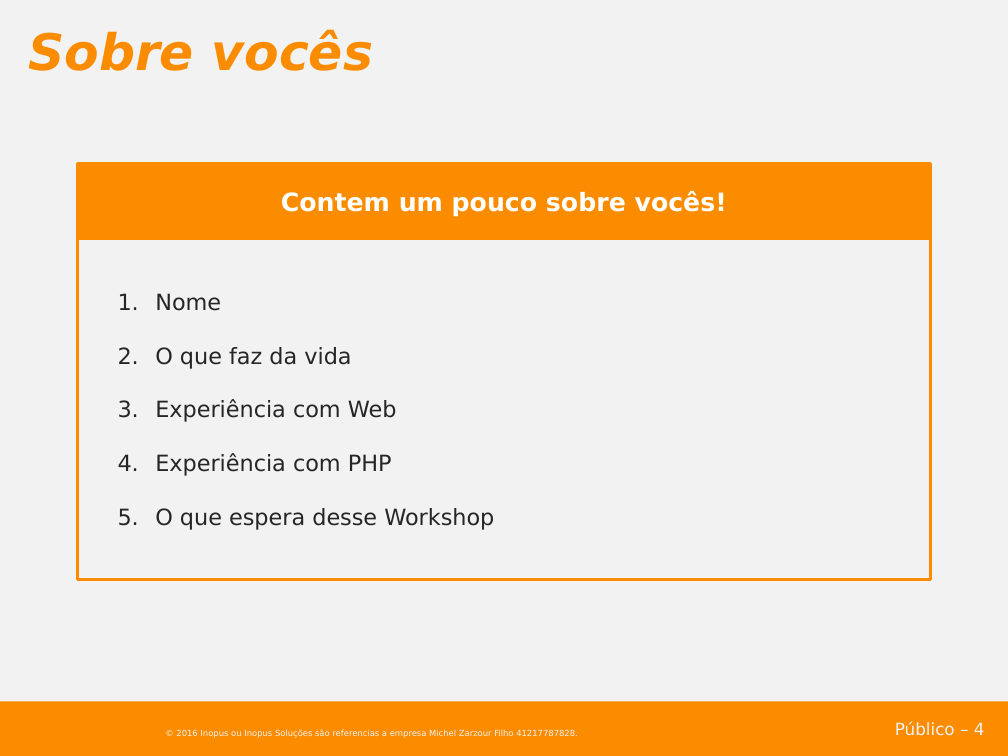
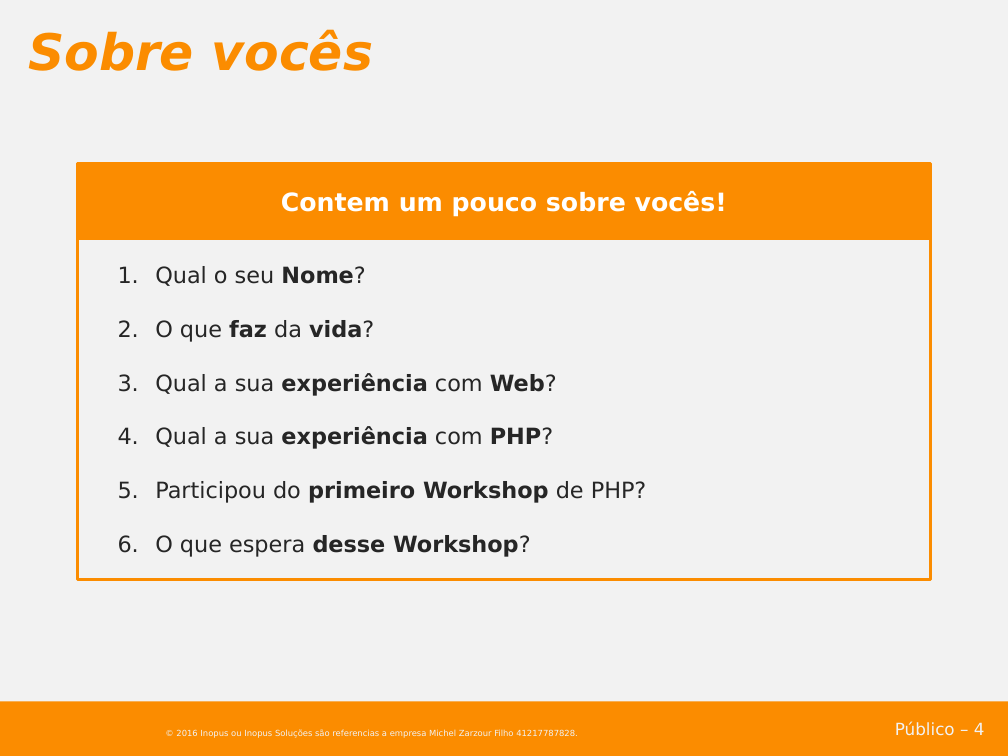
Before and after one commit to inopus/workshop-php-20161019, a slide deck: slide 4 of apresentacao/Workshop PHP 201610210136.pptx. Drawn at 1008x756 pixels with LibreOffice and Linux fonts; fonts in the diff are those of the drawing; background and template pictures are left out. Boxes give left, top, right and bottom in pixels: in the first picture for what was removed or moved away, otherwise in the second. Text is boxed around its words. In the diff, an @@ line names an element or a change of style, - is before the commit and + after.

```diff
--- a/apresentacao/Workshop PHP 201610210136.pptx
+++ b/apresentacao/Workshop PHP 201610210136.pptx
@@ text in rectangle at (155,266,647,557): text changed @@
-1. Nome
-2. O que faz da vida
-3. Experiência com Web
-4. Experiência com PHP
-5. O que espera desse Workshop
+1. Qual o seu Nome?
+2. O que faz da vida?
+3. Qual a sua experiência com Web?
+4. Qual a sua experiência com PHP?
+5. Participou do primeiro Workshop de PHP?
+6. O que espera desse Workshop?
```
Also in this commit, not shown: 8 other slides changed, 5 slides added, 5 other files.
